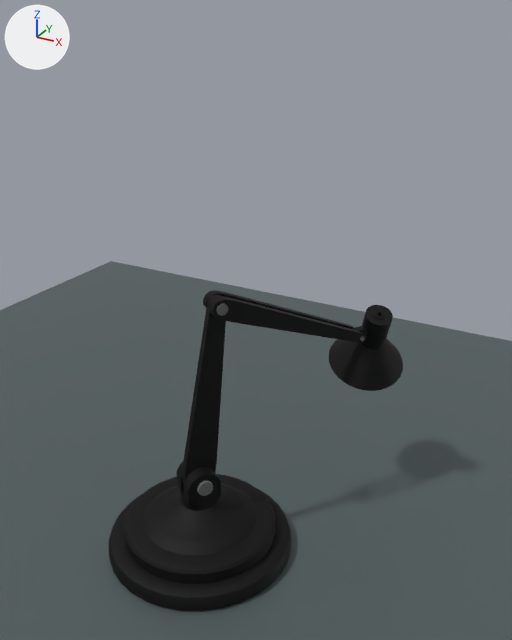
What one commit did to the Blender file Decoration/DeskLamp.blend.
One viewpoint serves both versions: a camera (50 mm lens) standing at (0.531, -0.775, 0.815) and looking at (0.05, 0.099, 0.378). The lights are fixed; the arrows at upper left show +X, +Y and +Z.

Before the edit, the objects in view are built like this:
```python
ob_cube = bpy.data.objects.new('Cube', me_cube_001)
ob_cube.parent = ob_cylinder_002
ob_cube.location = (0.0, 0.0, 0.131)
ob_cube_001 = bpy.data.objects.new('Cube.001', me_cube_002)
ob_cube_001.parent = ob_cylinder_003
ob_cube_001.location = (0.0, 0.0, 0.425)
ob_cube_002 = bpy.data.objects.new('Cube.002', me_cube_003)
ob_cube_002.parent = ob_cylinder_003
ob_cube_002.location = (0.0, 0.0, 0.425)
ob_cube_003 = bpy.data.objects.new('Cube.003', me_cube_004)
ob_cube_003.parent = ob_cylinder_004
ob_cube_003.location = (0.0, 0.0, 0.685)
ob_cylinder_001 = bpy.data.objects.new('Cylinder.001', me_cylinder_001)
ob_cylinder_001.parent = ob_empty_005
ob_cylinder_001.location = (0.0, 0.0, 0.086)
ob_cylinder_002 = bpy.data.objects.new('Cylinder.002', me_cylinder_002)
ob_cylinder_002.parent = ob_empty_001
ob_cylinder_002.location = (0.0, 0.0, 0.131)
ob_cylinder_002.rotation_euler = (-3.142, -1.571, 0.0)  # degrees (-180, -90, 0)
ob_cylinder_003 = bpy.data.objects.new('Cylinder.003', me_cylinder_003)
ob_cylinder_003.parent = ob_empty_002
ob_cylinder_003.location = (0.0, 0.0, 0.425)
ob_cylinder_003.rotation_euler = (-3.142, -1.571, 0.0)  # degrees (-180, -90, 0)
ob_cylinder_004 = bpy.data.objects.new('Cylinder.004', me_cylinder_004)
ob_cylinder_004.parent = ob_empty_003
ob_cylinder_004.location = (0.0, 0.0, 0.685)
ob_cylinder_004.rotation_euler = (3.142, -1.571, 0.0)  # degrees (180, -90, 0)
ob_plane = bpy.data.objects.new('Plane', me_plane)
ob_plane.location = (0.0, 0.0, 0.0)
ob_plane.scale = (1.06, 1.06, 1.06)
# also in view: 'Cylinder' at (0.0, 0.0, 0.028); 'Cylinder.005' at (0.164, 0.29, 0.296)
```
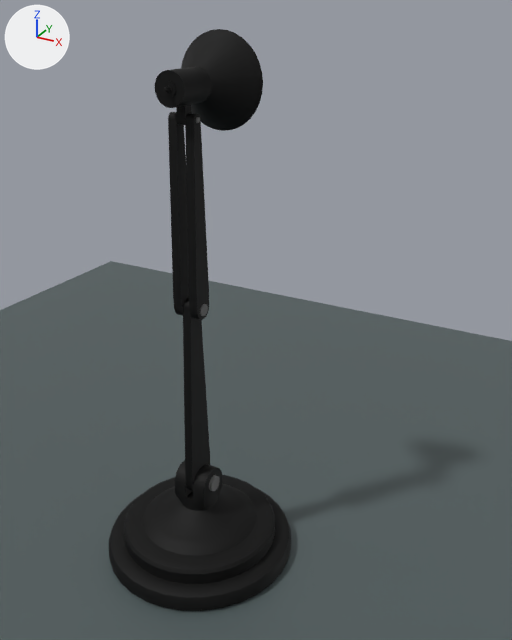
Location of each change, (x1, y1, x2, y2) in pixels of the pictures (512 x 640 px):
```json
{"object": "Cylinder.005", "change": "moved", "before": [329, 305, 403, 391], "after": [155, 29, 263, 131]}
{"object": "Cylinder.001", "change": "moved", "before": [143, 462, 257, 556], "after": [143, 460, 256, 556]}
{"object": "Cube.002", "change": "moved", "before": [210, 297, 366, 343], "after": [185, 113, 209, 320]}
{"object": "Cube", "change": "moved", "before": [182, 294, 226, 482], "after": [183, 297, 210, 491]}
{"object": "Cube.001", "change": "moved", "before": [203, 290, 354, 329], "after": [168, 112, 189, 316]}
{"object": "Cube.003", "change": "moved", "before": [352, 326, 368, 336], "after": [176, 104, 192, 125]}
{"object": "Cylinder.002", "change": "moved", "before": [197, 481, 213, 496], "after": [209, 475, 220, 491]}
{"object": "Cylinder.003", "change": "moved", "before": [217, 304, 228, 316], "after": [200, 304, 208, 316]}
{"object": "Cylinder.004", "change": "moved", "before": [360, 336, 365, 341], "after": [196, 117, 200, 123]}
```

Scene script edits in JSON lines:
```json
{"op": "remove", "block": "ob_cylinder_001", "code": "ob_cylinder_001.parent = ob_empty_005"}
{"op": "remove", "block": "ob_cylinder_001", "code": "ob_cylinder_001.matrix_parent_inverse = Matrix(((1.0, 0.0, 0.0, 0.0), (0.0, 0.0, 1.0, -0.086), (0.0, -1.0, 0.0, 0.0), (0.0, 0.0, 0.0, 1.0)))"}
{"op": "remove", "block": "ob_cube", "code": "ob_cube.parent = ob_cylinder_002"}
{"op": "remove", "block": "ob_cube", "code": "ob_cube.matrix_parent_inverse = Matrix(((0.0, 0.0, 1.0, -0.131), (0.0, -1.0, 0.0, 0.0), (1.0, 0.0, 0.0, 0.0), (0.0, 0.0, 0.0, 1.0)))"}
{"op": "remove", "block": "ob_cylinder_002", "code": "ob_cylinder_002.parent = ob_empty_001"}
{"op": "remove", "block": "ob_cylinder_002", "code": "ob_cylinder_002.matrix_parent_inverse = Matrix(((0.0, 0.0, -1.0, 0.131), (1.0, 0.0, 0.0, 0.0), (0.0, -1.0, 0.0, 0.0), (0.0, 0.0, 0.0, 1.0)))"}
{"op": "remove", "block": "ob_cube_001", "code": "ob_cube_001.parent = ob_cylinder_003"}
{"op": "remove", "block": "ob_cube_001", "code": "ob_cube_001.matrix_parent_inverse = Matrix(((0.0, 0.0, 1.0, -0.425), (0.0, -1.0, 0.0, 0.0), (1.0, 0.0, 0.0, 0.0), (0.0, 0.0, 0.0, 1.0)))"}
{"op": "remove", "block": "ob_cube_002", "code": "ob_cube_002.parent = ob_cylinder_003"}
{"op": "remove", "block": "ob_cube_002", "code": "ob_cube_002.matrix_parent_inverse = Matrix(((0.0, 0.0, 1.0, -0.425), (0.0, -1.0, 0.0, 0.0), (1.0, 0.0, 0.0, 0.0), (0.0, 0.0, 0.0, 1.0)))"}
{"op": "remove", "block": "ob_cylinder_003", "code": "ob_cylinder_003.parent = ob_empty_002"}
{"op": "remove", "block": "ob_cylinder_003", "code": "ob_cylinder_003.matrix_parent_inverse = Matrix(((0.0, 0.0, -1.0, 0.425), (1.0, 0.0, 0.0, 0.0), (0.0, -1.0, 0.0, 0.0), (0.0, 0.0, 0.0, 1.0)))"}
{"op": "remove", "block": "ob_cylinder_004", "code": "ob_cylinder_004.parent = ob_empty_003"}
{"op": "remove", "block": "ob_cylinder_004", "code": "ob_cylinder_004.matrix_parent_inverse = Matrix(((0.0, 0.0, -1.0, 0.685), (1.0, 0.0, 0.0, 0.0), (0.0, -1.0, 0.0, 0.0), (0.0, 0.0, 0.0, 1.0)))"}
{"op": "remove", "block": "ob_cube_003", "code": "ob_cube_003.parent = ob_cylinder_004"}
{"op": "remove", "block": "ob_cube_003", "code": "ob_cube_003.matrix_parent_inverse = Matrix(((0.0, 0.0, 1.0, -0.685), (0.0, -1.0, 0.0, 0.0), (1.0, 0.0, 0.0, 0.0), (0.0, 0.0, 0.0, 1.0)))"}
{"op": "remove", "block": "ob_cylinder_005", "code": "ob_cylinder_005.parent = ob_empty_004"}
{"op": "remove", "block": "ob_cylinder_005", "code": "ob_cylinder_005.matrix_parent_inverse = Matrix(((0.0, 1.0, 0.0, 0.0), (0.0, 0.0, 1.0, -0.724), (1.0, 0.0, 0.0, 0.0), (0.0, 0.0, 0.0, 1.0)))"}
```
